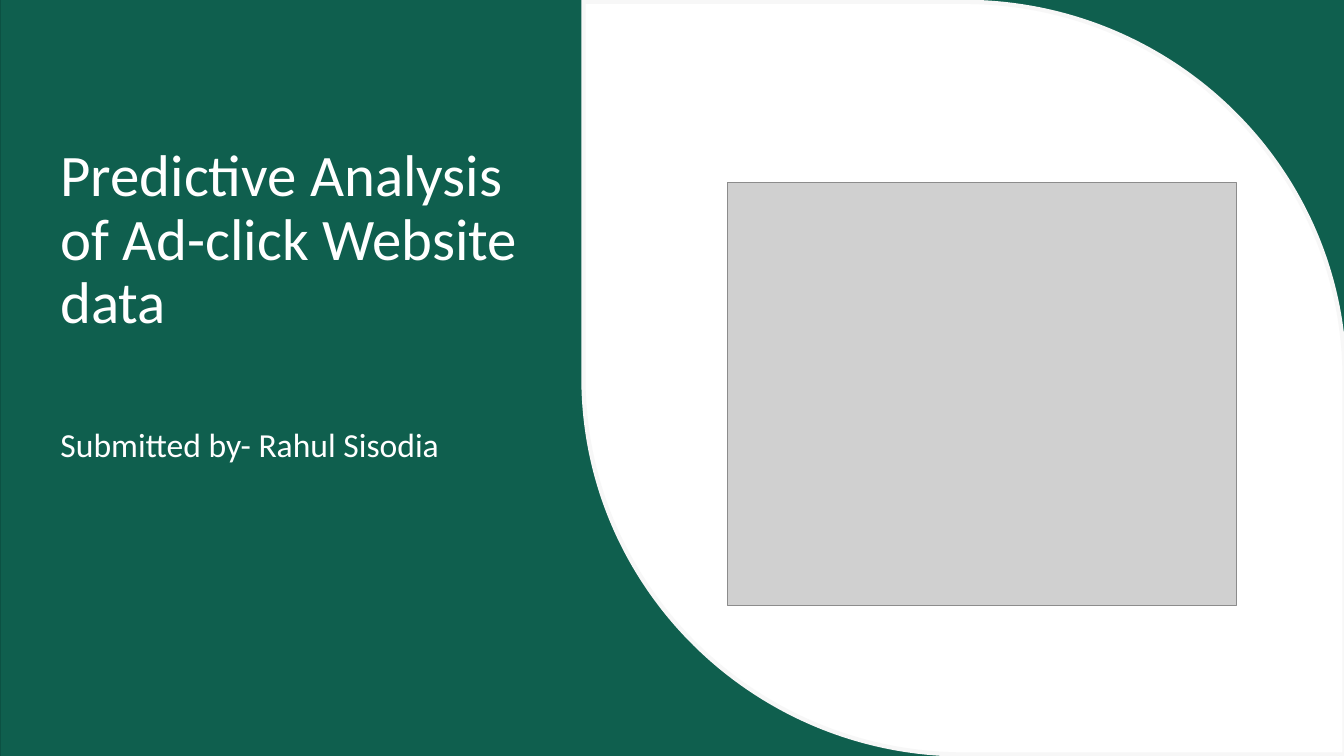
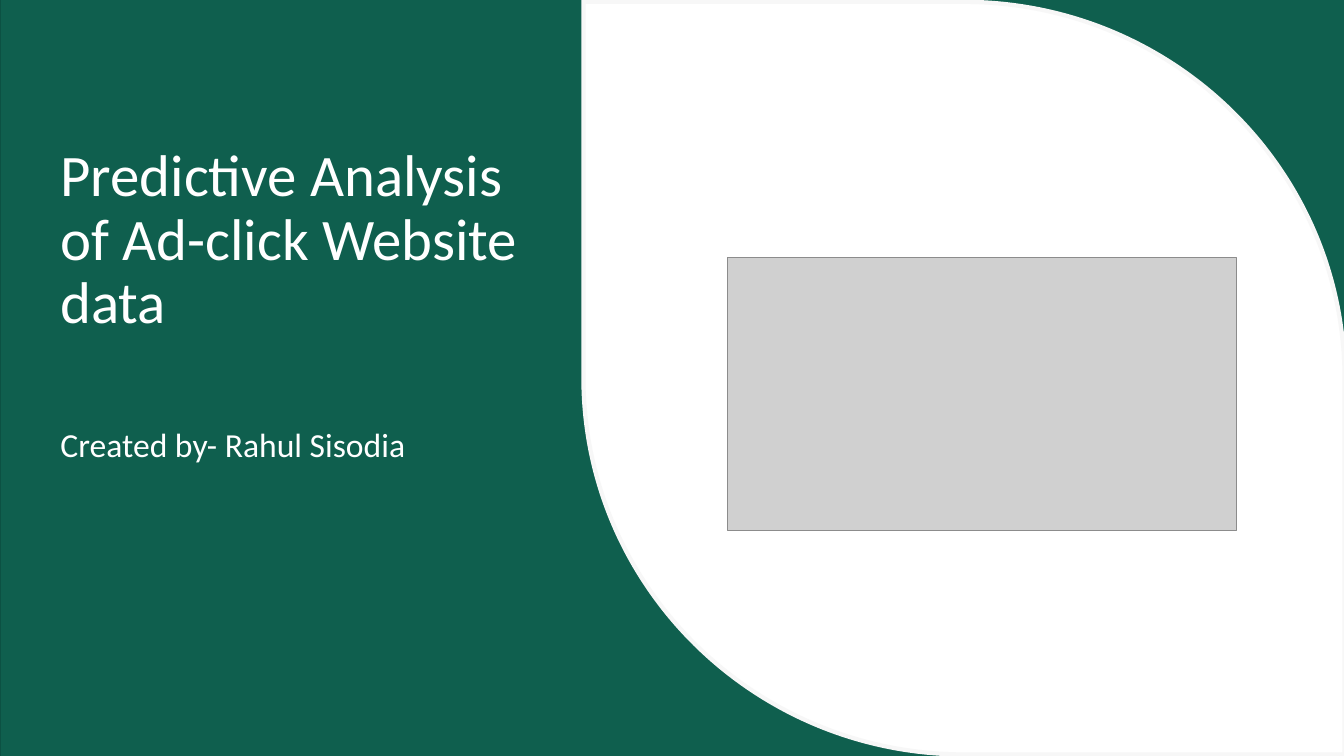
Before and after one commit to rahkum96/Supervised-Mchine-Learning, a slide deck: slide 1 of Ad-Clicked Web-Dataset/Ad-Clicking.pptx. Drawn at 1344x756 pixels with LibreOffice and Linux fonts; fonts in the diff are those of the drawing; grey boxes stand for pictures; background and template pictures are left out. Boxes give left, top, right and bottom in pixels: in the first picture for what was removed or moved away, otherwise in the second. Text is boxed around its words. In the diff, an @@ line names an element or a change of style, - is before the commit and + after.

```diff
--- a/Ad-Clicked Web-Dataset/Ad-Clicking.pptx
+++ b/Ad-Clicked Web-Dataset/Ad-Clicking.pptx
@@ picture: place and size @@
-picture at [728,182,1236,606]
+picture at [728,258,1236,531]
@@ subtitle at [60,433,405,463]: text changed @@
-Submitted by- Rahul Sisodia
+Created by- Rahul Sisodia
```
Also in this commit, not shown: 2 other slides changed, 1 slide added.
